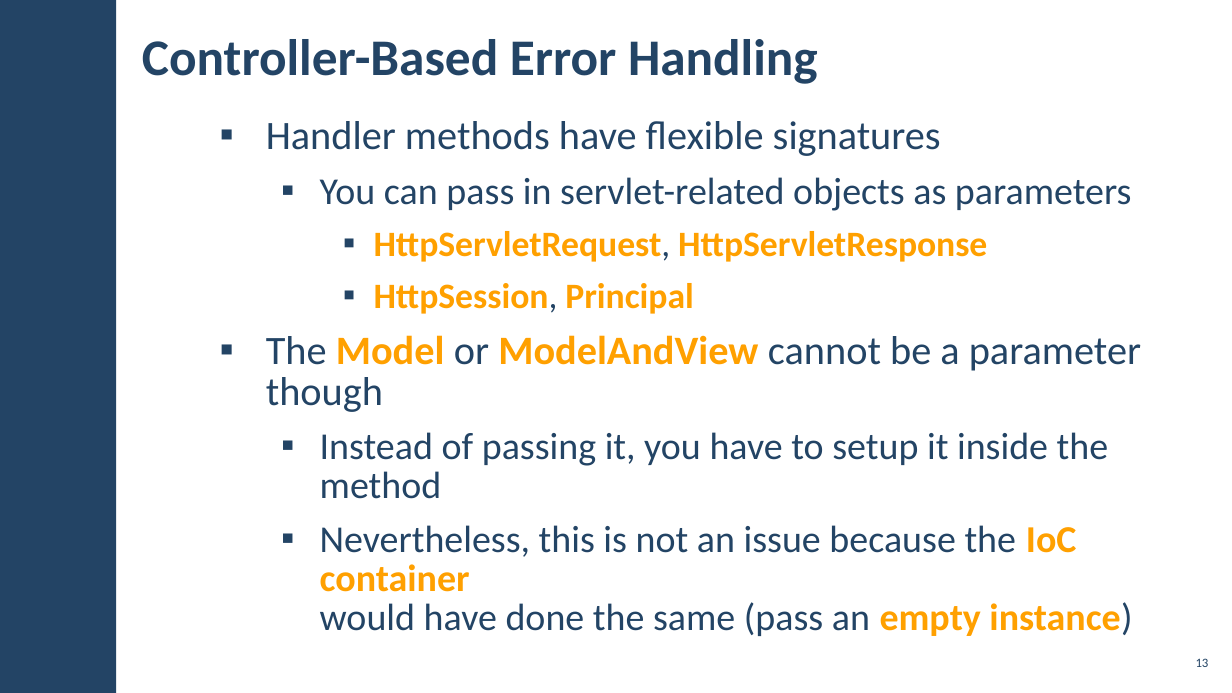
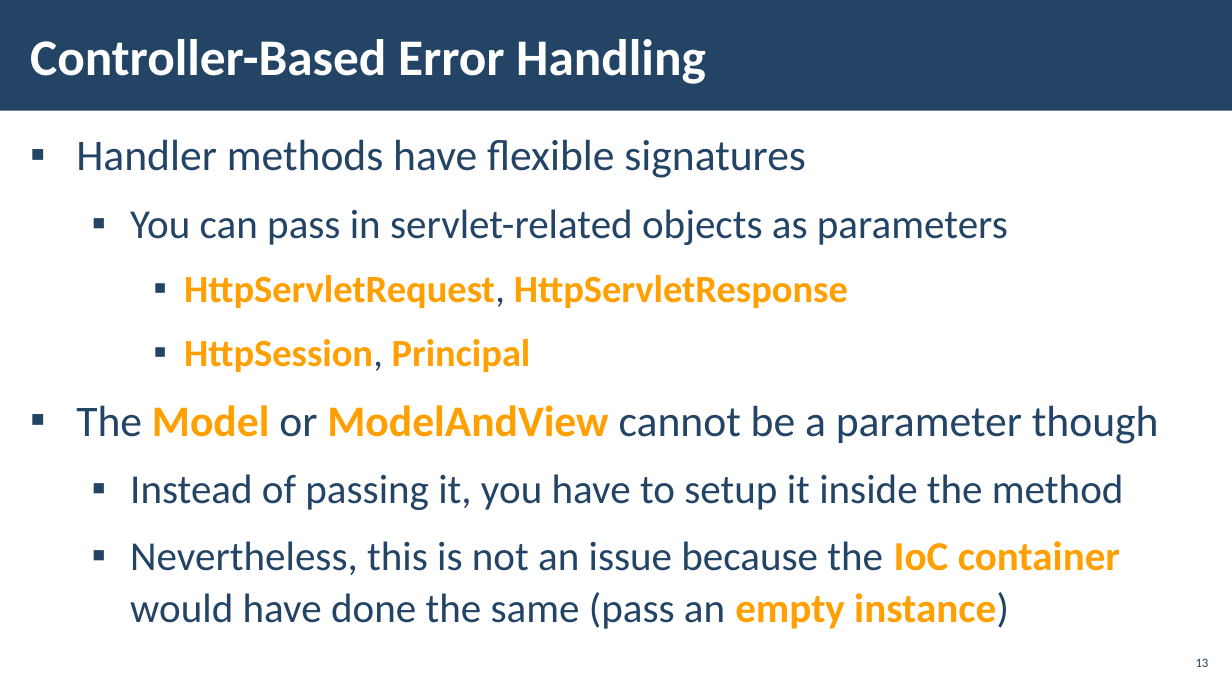
Before and after one commit to pnkosev/java-spring, a slide deck: slide 13 of ++presentations/05. Java-MVC-Frameworks-Error-Handling.pptx. Drawn at 1232x693 pixels with LibreOffice and Linux fonts; fonts in the diff are those of the drawing; background and template pictures are left out. Boxes give left, top, right and bottom in pixels: in the first picture for what was removed or moved away, otherwise in the second. Text is boxed around its words. In the diff, an @@ line names an element or a change of style, - is before the commit and + after.

Commit message:
Adding error handling

```diff
--- a/++presentations/05. Java-MVC-Frameworks-Error-Handling.pptx
+++ b/++presentations/05. Java-MVC-Frameworks-Error-Handling.pptx
@@ rectangle removed at [0, 0, 116, 693] @@
@@ rectangle added at [0, 0, 1232, 111], fill #234465 @@
@@ title "Controller-Based Error Handling": place and size @@
-title "Controller-Based Error Handling" at [142, 39, 818, 84]
+title "Controller-Based Error Handling" at [30, 39, 706, 84]
@@ title "Controller-Based Error Handling" at [30, 39, 706, 84]: text colour #234465 to #FFFFFF @@
@@ text "Handler methods have flexible signatures": place and size @@
-text "Handler methods have flexible signatures" at [266, 121, 1141, 636]
+text "Handler methods have flexible signatures" at [76, 139, 1159, 629]
@@ text "Handler methods have flexible signatures" at [76, 139, 1159, 629]: size 31.4 to 34 pt in "Handler methods have flexible signatures", "The Model or ModelAndView cannot be a ..."; size 29.6 to 32 pt in "You can pass in servlet-related objects as ...", "Instead of passing it, you have to ...", "Nevertheless, this is not an issue because ..."; size 27.7 to 30 pt in "HttpServletRequest, HttpServletResponse", "HttpSession, Principal"; line spacing 0.85 to 1.05 @@
```
Also in this commit, not shown: 9 other slides changed, 2 other files.
